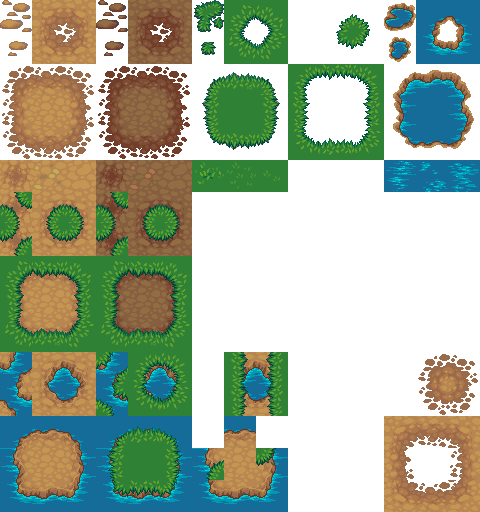
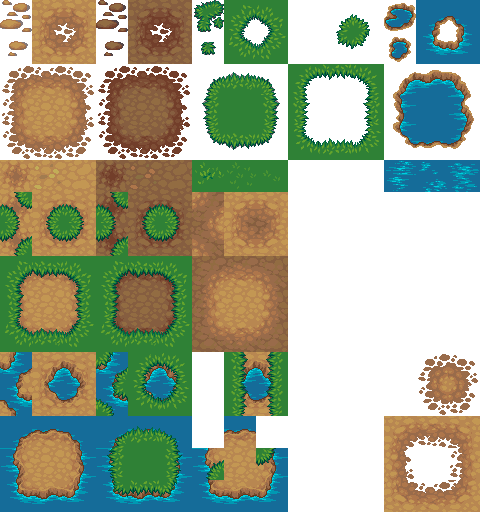
Layered file, before and after one edit (480×512). Changes by layer:
painted on "dirt" over (192, 192, 288, 351)
painted on "dirt 2" over (192, 192, 288, 352)
